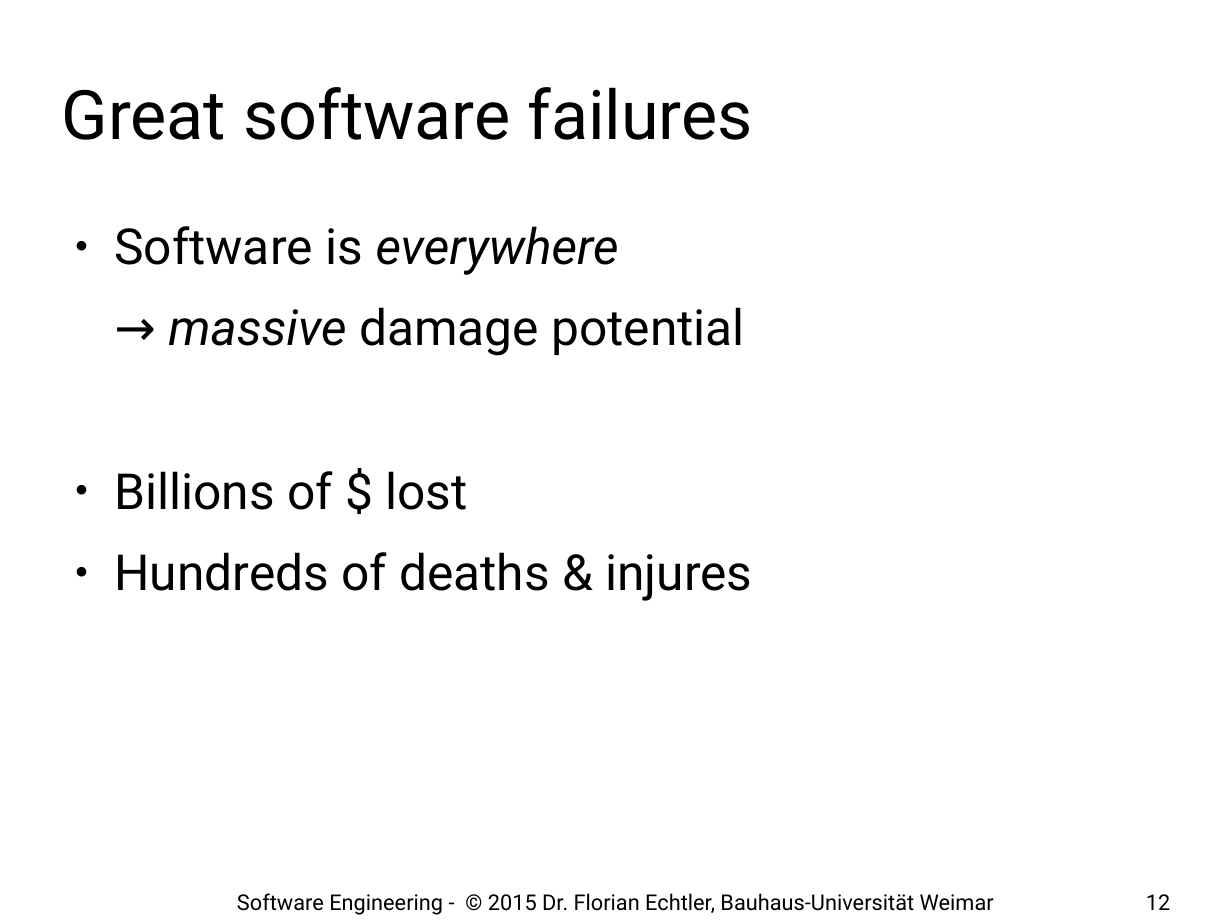
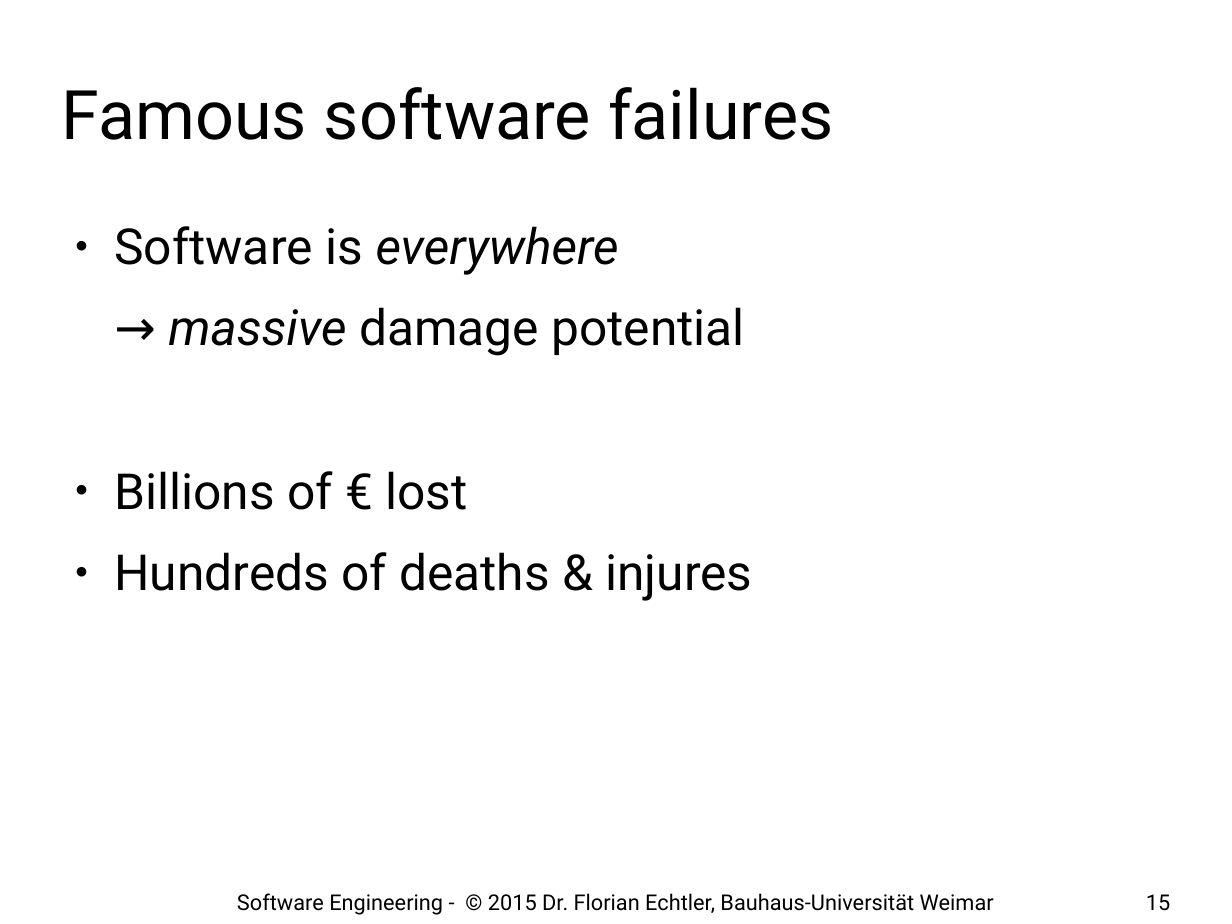
Before and after one commit to floe/software-engineering, a slide deck: slide 15 of 01-introduction.odp (slide 12 before the commit). Drawn at 1232x924 pixels with LibreOffice and Linux fonts; fonts in the diff are those of the drawing; background and template pictures are left out. Boxes give left, top, right and bottom in pixels: in the first picture for what was removed or moved away, otherwise in the second. Text is boxed around its words. In the diff, an @@ line names an element or a change of style, - is before the commit and + after.

```diff
--- a/01-introduction.odp
+++ b/01-introduction.odp
@@ title at [62, 87, 834, 140]: text changed @@
-Great software failures
+Famous software failures
@@ text at [114, 471, 467, 510]: text changed @@
-● Billions of $ lost
+● Billions of € lost
@@ page number at [1146, 894, 1170, 911]: text changed @@
-12
+15
```
Also in this commit, not shown: 15 other slides changed, 13 slides added.
